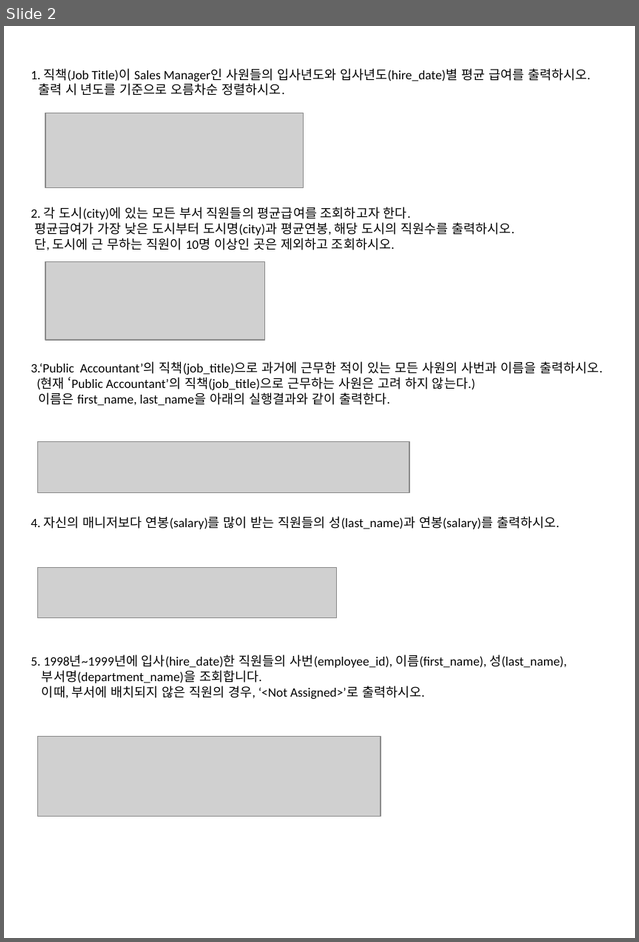
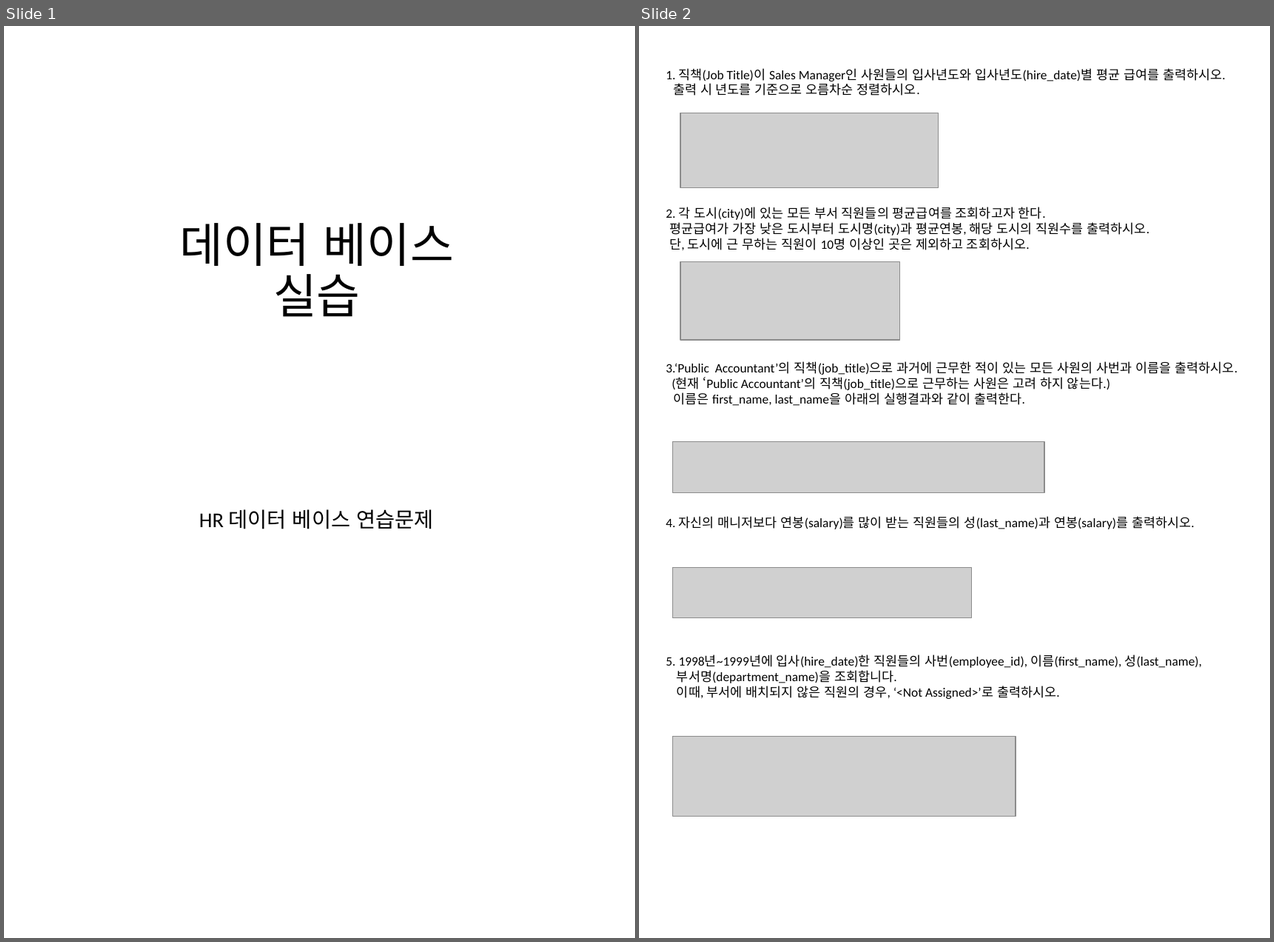
Before and after one commit to kang99king3/back-end_edu20221230, a slide deck: hr연습문제.pptx. Shown side by side, each under a label of ours: slide 2 before the commit, slides 1 and 2 after it. The pictures are 639x942 and 1274x942 pixels, drawn with LibreOffice and Linux fonts; fonts in the diff are those of the drawing; grey boxes stand for pictures. Boxes give left, top, right and bottom in pixels: in the first picture for what was removed or moved away, otherwise in the second. Text is boxed around its words. In the diff, an @@ line names an element or a change of style, - is before the commit and + after.

```diff
--- a/hr연습문제.pptx
+++ b/hr연습문제.pptx
@@ slide 1 added at bbox=[4, 26, 635, 938], background #FFFFFF @@
@@ title added at bbox=[179, 223, 455, 317], 40.5 pt, text #000000 @@
+데이터 베이스
+실습
@@ subtitle added at bbox=[199, 509, 434, 529], 18 pt, text #000000 @@
+HR 데이터 베이스 연습문제
```
Also in this commit, not shown: 1 slide changed, 2 slides removed.
